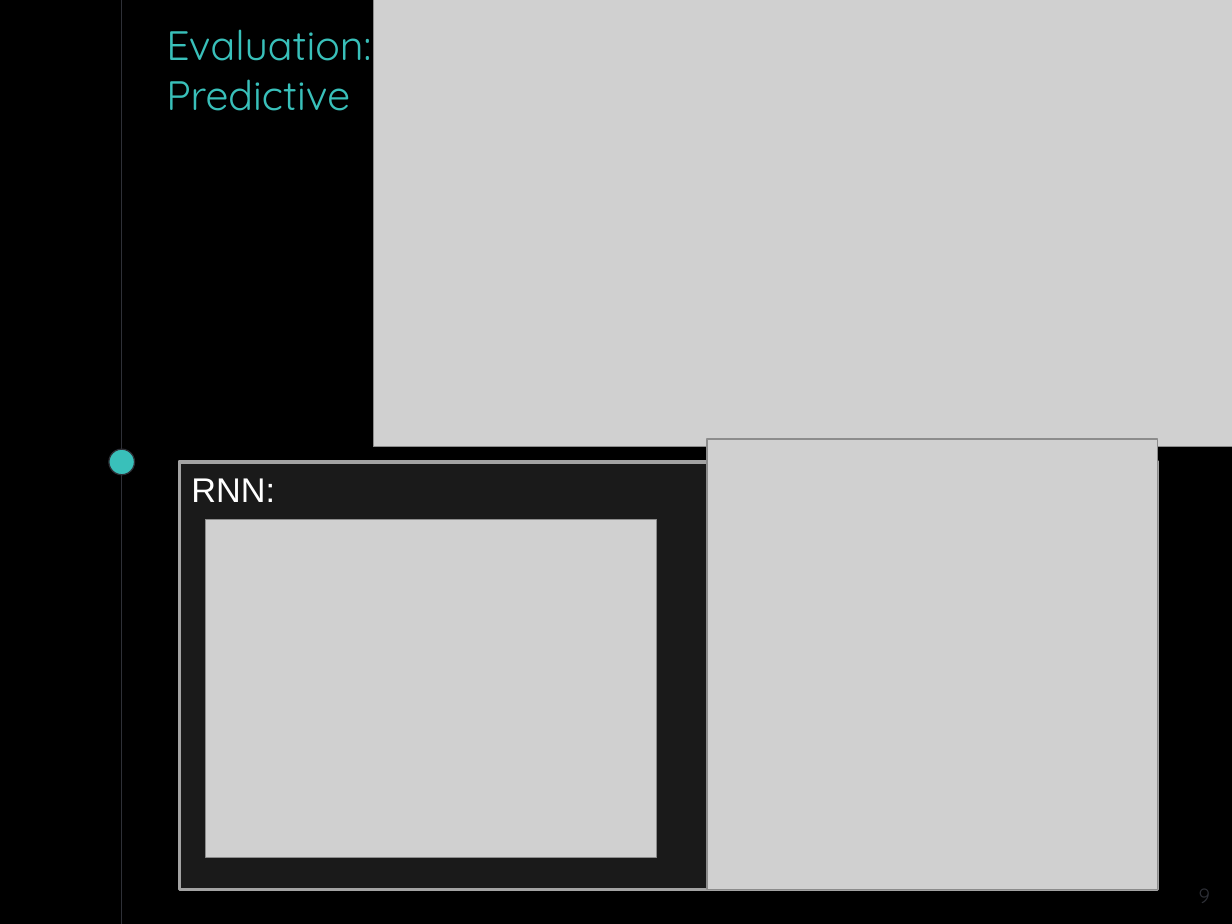
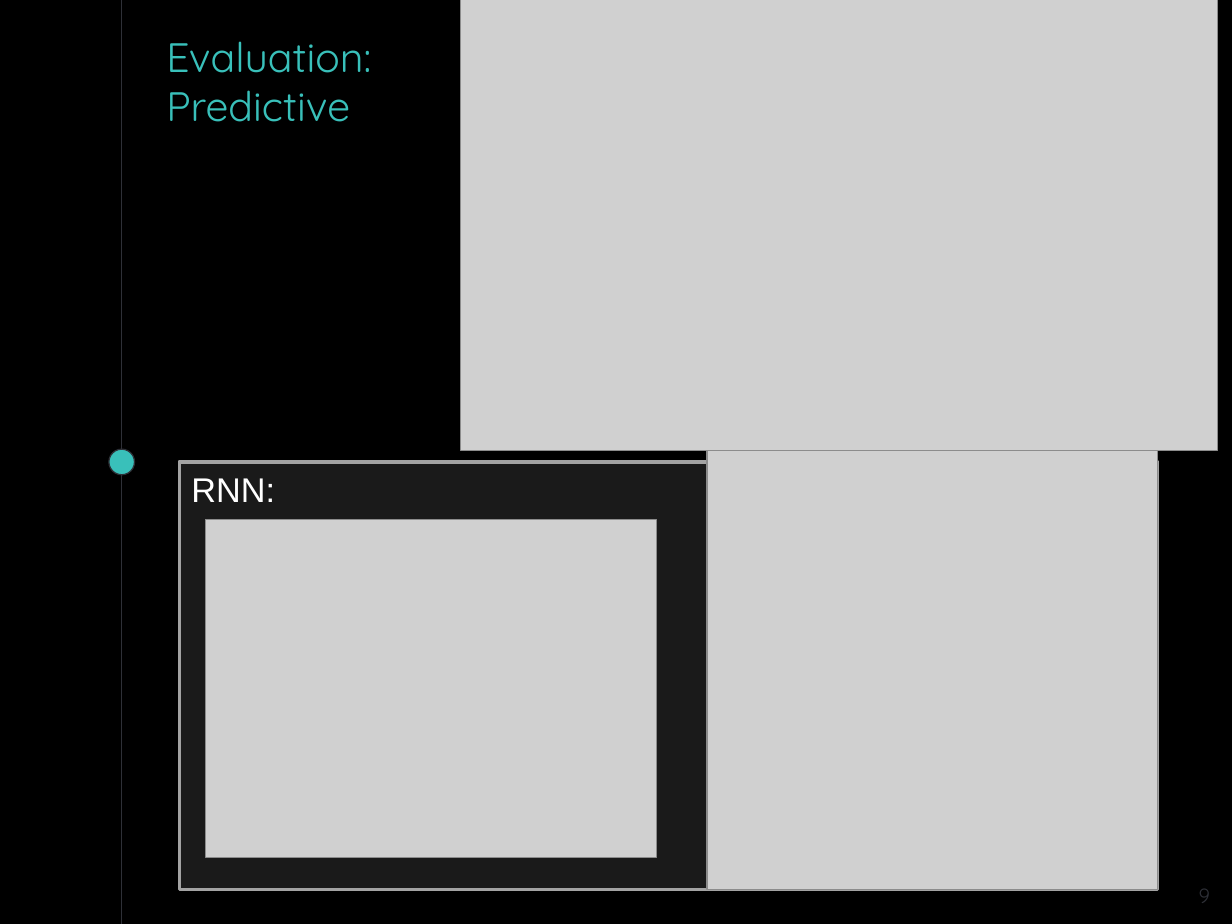
Before and after one commit to jweyers2/learningMachineLearning, a slide deck: slide 9 of 9 Documents/Presentation/AAA_presentation.pptx. Drawn at 1232x924 pixels with LibreOffice and Linux fonts; fonts in the diff are those of the drawing; grey boxes stand for pictures. Boxes give left, top, right and bottom in pixels: in the first picture for what was removed or moved away, otherwise in the second. Text is boxed around its words. In the diff, an @@ line names an element or a change of style, - is before the commit and + after.

```diff
--- a/9 Documents/Presentation/AAA_presentation.pptx
+++ b/9 Documents/Presentation/AAA_presentation.pptx
@@ text "Evaluation:": place and size @@
-text "Evaluation:" at <box>166,29,371,111</box>
+text "Evaluation:" at <box>166,41,371,122</box>
@@ picture: place and size @@
-picture at <box>373,0,1232,446</box>
+picture at <box>461,0,1217,451</box>
```
Also in this commit, not shown: 3 other files.
